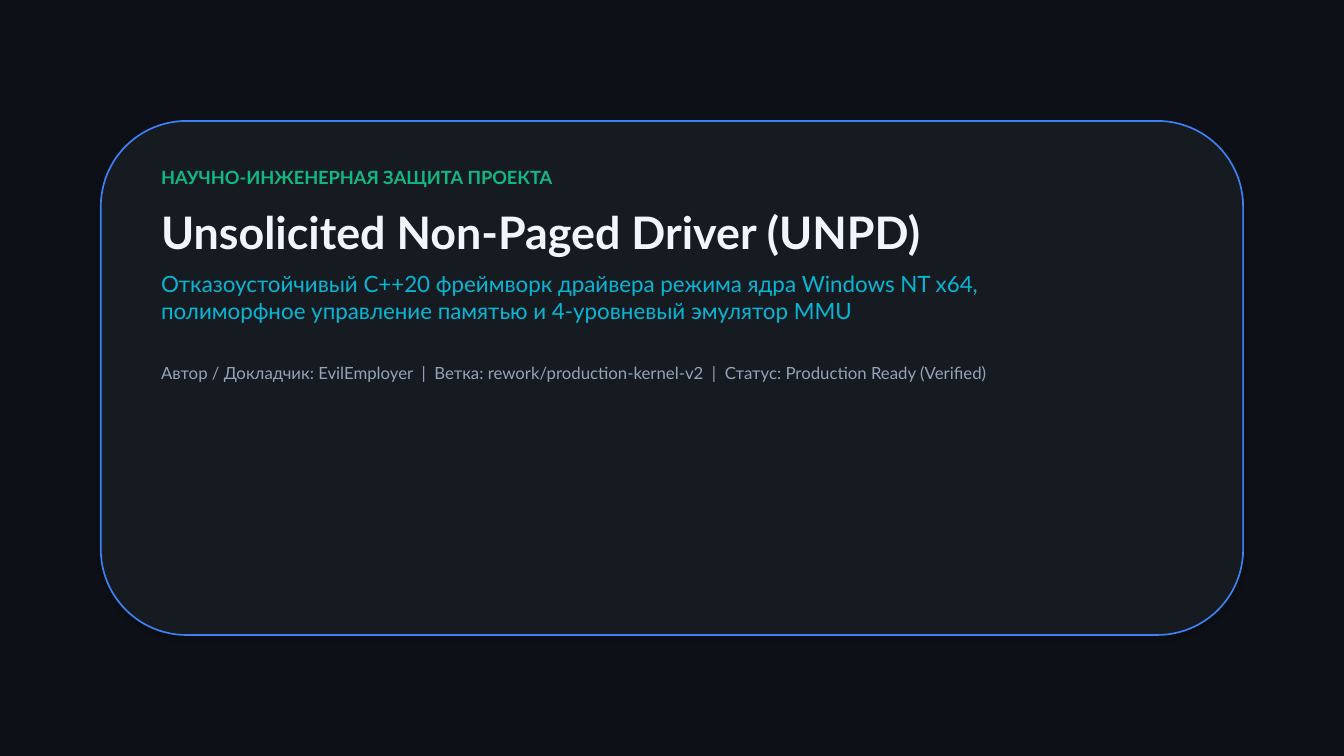
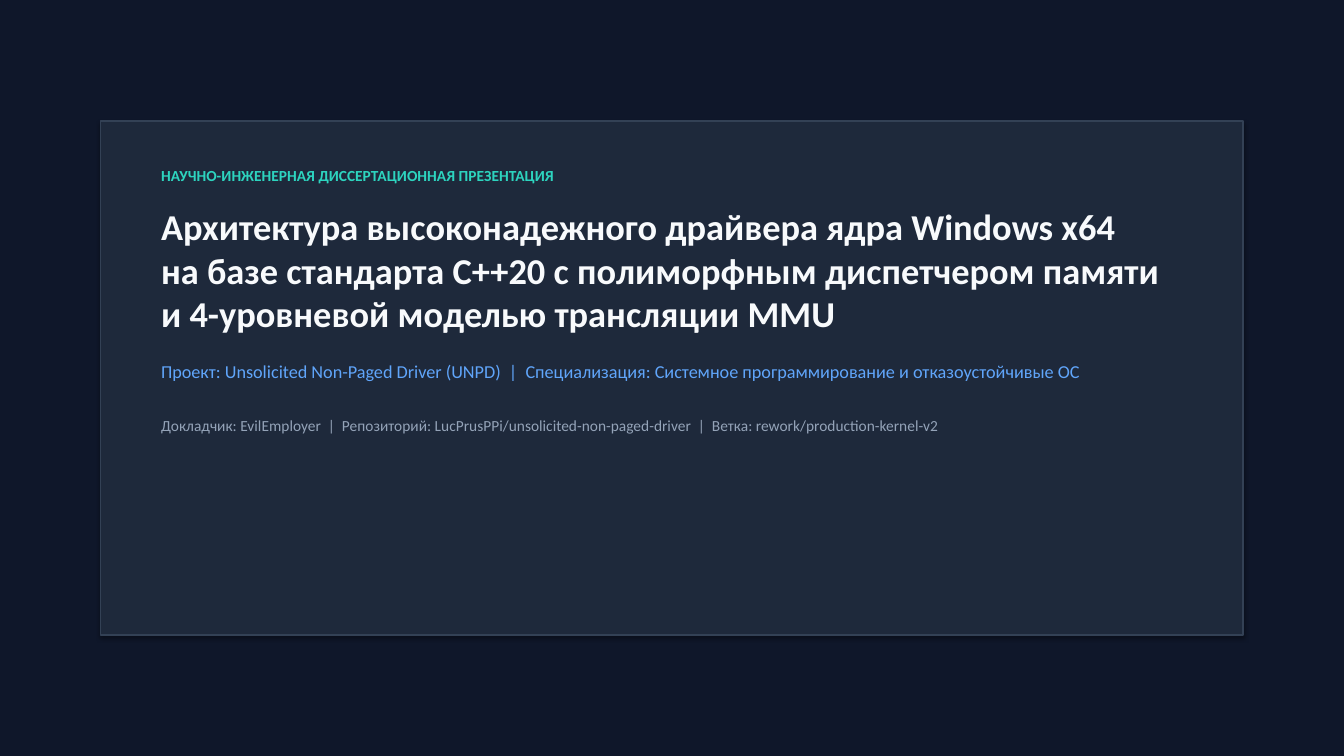
Before and after one commit to LucPrusPPi/unsolicited-non-paged-driver, a slide deck: slide 1 of docs/presentation/unpd_defense_presentation.pptx. Drawn at 1344x756 pixels with LibreOffice and Linux fonts; fonts in the diff are those of the drawing. Boxes give left, top, right and bottom in pixels: in the first picture for what was removed or moved away, otherwise in the second. Text is boxed around its words. In the diff, an @@ line names an element or a change of style, - is before the commit and + after.

```diff
--- a/docs/presentation/unpd_defense_presentation.pptx
+++ b/docs/presentation/unpd_defense_presentation.pptx
@@ rectangle at [0,0,1344,756]: fill #0D1117 to #0F172A @@
@@ rectangle at [101,121,1243,635]: rounded rectangle to rectangle; fill #161B22 to #1E293B; outline #3B82F6 1.2 pt to #334155 1 pt @@
@@ text at [161,171,1159,434]: text changed; size 16 to 11 pt; font Lato to Calibri; text colour #06B6D4 to #F8FAFC @@
-НАУЧНО-ИНЖЕНЕРНАЯ ЗАЩИТА ПРОЕКТА
-Unsolicited Non-Paged Driver (UNPD)
-Отказоустойчивый C++20 фреймворк драйвера режима ядра Windows NT x64,
-полиморфное управление памятью и 4-уровневый эмулятор MMU
-Автор / Докладчик: EvilEmployer | Ветка: rework/production-kernel-v2 | Статус: Production Ready (Verified)
+НАУЧНО-ИНЖЕНЕРНАЯ ДИССЕРТАЦИОННАЯ ПРЕЗЕНТАЦИЯ
+Архитектура высоконадежного драйвера ядра Windows x64
+на базе стандарта C++20 с полиморфным диспетчером памяти
+и 4-уровневой моделью трансляции MMU
+Проект: Unsolicited Non-Paged Driver (UNPD) | Специализация: Системное программирование и отказоустойчивые ОС
+Докладчик: EvilEmployer | Репозиторий: LucPrusPPi/unsolicited-non-paged-driver | Ветка: rework/production-kernel-v2
```
Also in this commit, not shown: 8 other slides changed, 1 slide added, 1 slide removed, 2 other files.
